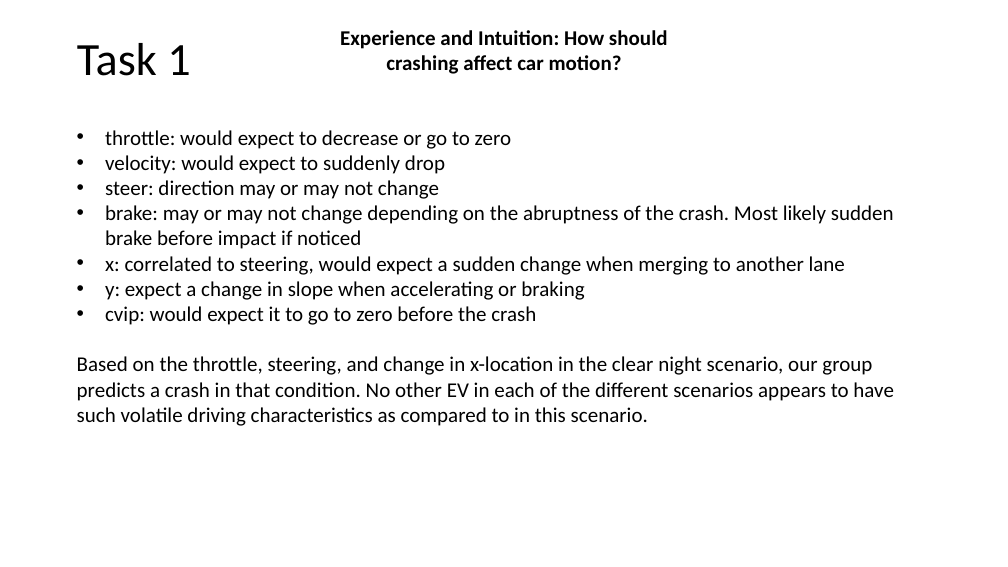
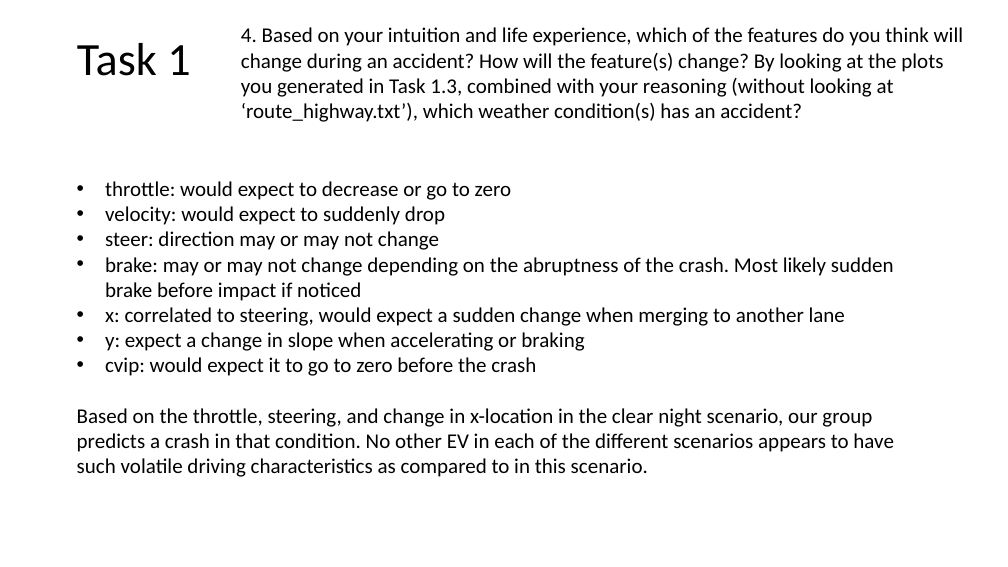
Before and after one commit to mrojaspell/MP1, a slide deck: slide 12 of mp1_powerpoint.pptx (slide 11 before the commit). Drawn at 1008x567 pixels with LibreOffice and Linux fonts; fonts in the diff are those of the drawing. Boxes give left, top, right and bottom in pixels: in the first picture for what was removed or moved away, otherwise in the second. Text is boxed around its words. In the diff, an @@ line names an element or a change of style, - is before the commit and + after.

```diff
--- a/mp1_powerpoint.pptx
+++ b/mp1_powerpoint.pptx
@@ text at <box>241,27,963,122</box>: text changed; bold off @@
-Experience and Intuition: How should crashing affect car motion?
+4. Based on your intuition and life experience, which of the features do you think will change during an accident? How will the feature(s) change? By looking at the plots you generated in Task 1.3, combined with your reasoning (without looking at ‘route_highway.txt’), which weather condition(s) has an accident?
@@ text "throttle: would expect to decrease ...": place and size @@
-text "throttle: would expect to decrease ..." at <box>77,130,894,426</box>
+text "throttle: would expect to decrease ..." at <box>77,181,894,477</box>
```
Also in this commit, not shown: 10 other slides changed, 2 slides added, 1 slide removed.
